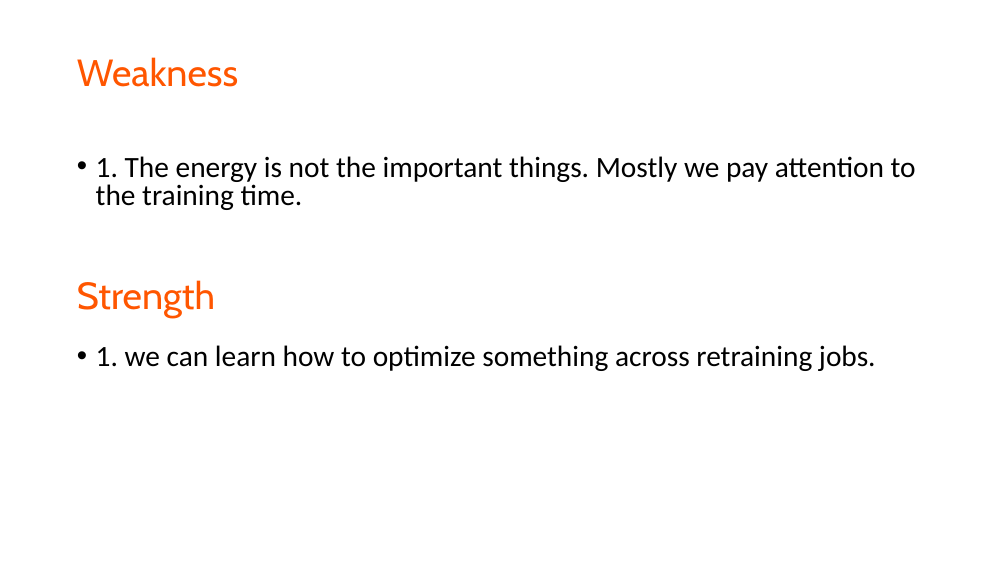
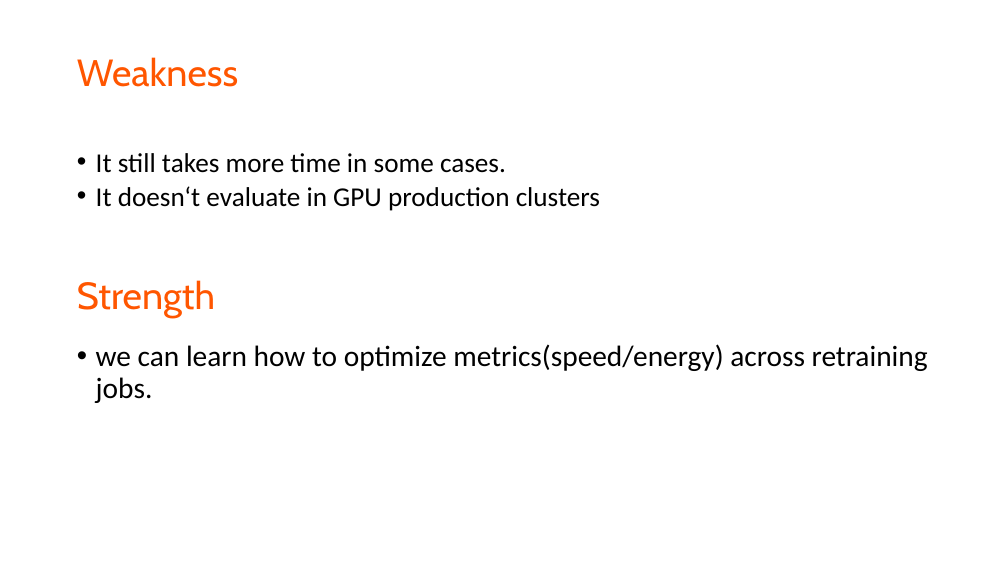
Before and after one commit to LukeLIN-web/CS345, a slide deck: slide 37 of paperview/zeuspresentation.pptx (slide 28 before the commit). Drawn at 1008x567 pixels with LibreOffice and Linux fonts; fonts in the diff are those of the drawing. Boxes give left, top, right and bottom in pixels: in the first picture for what was removed or moved away, otherwise in the second. Text is boxed around its words. In the diff, an @@ line names an element or a change of style, - is before the commit and + after.

```diff
--- a/paperview/zeuspresentation.pptx
+++ b/paperview/zeuspresentation.pptx
@@ text at (96, 153, 600, 211): text changed; size 28 to 25.9 pt @@
-• 1. The energy is not the important things. Mostly we pay attention to the training time.
+• It still takes more time in some cases.
+• It doesn‘t evaluate in GPU production clusters
@@ text at (96, 344, 928, 403): text changed @@
-• 1. we can learn how to optimize something across retraining jobs.
+• we can learn how to optimize metrics(speed/energy) across retraining jobs.
```
Also in this commit, not shown: 16 other slides changed, 17 slides added, 6 slides removed, 8 other files.
